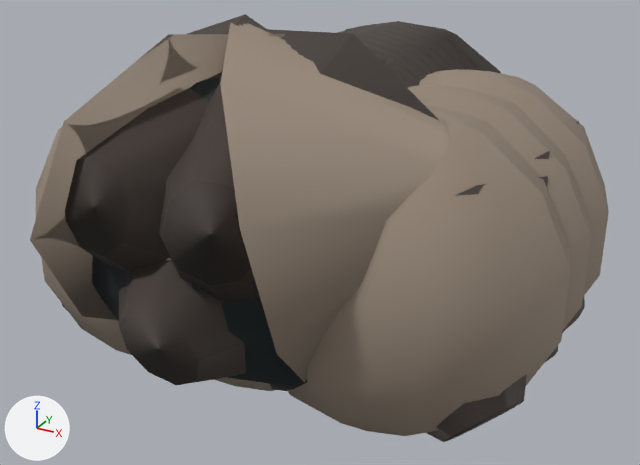
What one commit did to the glTF model public/models/MosquitoStage2.glb.
One viewpoint serves both versions: a camera (50 mm lens) standing at (2.67, -4.85, 2.43) and looking at (0.0, -0.01, 0.01). Lighting does not change. The marker at lower left points along +X, +Y and +Z. The older version comes first. Vertices at exactly the same position are counted once.

Names of what the first picture shows: 'Optimized insect'.
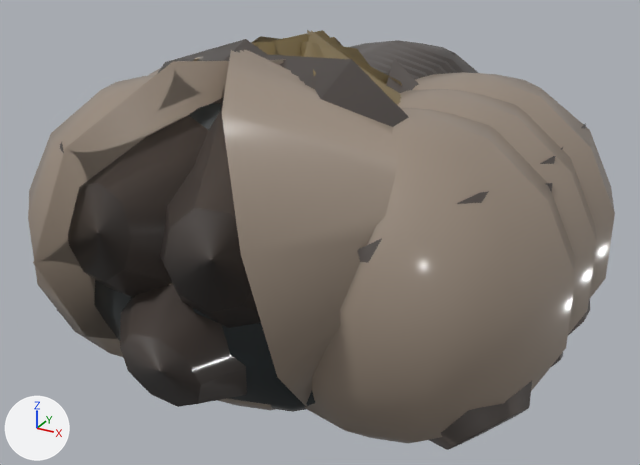
Where the change shows, as pixel boxes [x1, y1, x2, y2] in the pictures (640 x 465 px; the box of a moved part takes in the faces that stretch with it):
'Optimized insect', surface changed, reshaped
    before: [30, 14, 609, 442]
    after: [28, 30, 615, 450]
part 1 of me_complete_articulated_insect_anatomy, moved or reshaped (not visible afterwards)
    before: [384, 64, 412, 88]
part 2 of me_complete_articulated_insect_anatomy, moved or reshaped (not visible afterwards)
    before: [372, 52, 420, 86]
part 3 of me_complete_articulated_insect_anatomy, moved or reshaped (mostly hidden afterwards)
    before: [362, 42, 426, 80]
    after: [371, 66, 386, 73]
part 4 of me_complete_articulated_insect_anatomy, moved or reshaped (mostly hidden afterwards)
    before: [357, 37, 434, 75]
    after: [365, 58, 419, 80]
part 5 of me_complete_articulated_insect_anatomy, moved or reshaped
    before: [355, 33, 444, 72]
    after: [362, 54, 428, 78]
part 6 of me_complete_articulated_insect_anatomy, moved or reshaped
    before: [351, 30, 455, 70]
    after: [360, 50, 438, 76]
part 7 of me_complete_articulated_insect_anatomy, moved or reshaped
    before: [345, 27, 465, 70]
    after: [359, 47, 447, 74]
part 8 of me_complete_articulated_insect_anatomy, moved or reshaped
    before: [337, 24, 475, 70]
    after: [357, 43, 458, 73]
part 9 of me_complete_articulated_insect_anatomy, moved or reshaped
    before: [344, 21, 501, 73]
    after: [350, 40, 478, 73]
part 10 of me_complete_articulated_insect_anatomy, moved or reshaped
    before: [119, 260, 246, 385]
    after: [120, 284, 247, 407]
part 11 of me_complete_articulated_insect_anatomy, moved or reshaped
    before: [65, 14, 267, 273]
    after: [68, 39, 268, 298]
part 12 of me_complete_articulated_insect_anatomy, moved or reshaped
    before: [159, 29, 440, 303]
    after: [160, 55, 409, 328]
part 13 of me_complete_articulated_insect_anatomy, moved or reshaped
    before: [427, 176, 548, 442]
    after: [357, 183, 552, 450]
part 14 of me_complete_articulated_insect_anatomy, moved or reshaped (mostly hidden before)
    before: [385, 55, 395, 65]
    after: [386, 58, 418, 93]
part 15 of me_complete_articulated_insect_anatomy, moved or reshaped
    before: [30, 23, 609, 436]
    after: [28, 30, 615, 444]

Diff of the bpy script that builds the scene:
```diff
--- a/public/models/MosquitoStage2.glb.py
+++ b/public/models/MosquitoStage2.glb.py
@@ mat_mat1 @@
 mat_mat1.roughness = 0.72
+mat_mat1.coat_weight = 0.6
@@ me_complete_articulated_insect_anatomy @@
 # used by ob_optimized_insect; location = (0.0, 0.0, 0.0)
-me_complete_articulated_insect_anatomy.from_pydata(...)  # 2124 vertices, 4012 faces; spans x -1.78..1.78, y -1.87..2.17, z -0.89..1.57
+me_complete_articulated_insect_anatomy.from_pydata(...)  # 2124 vertices, 4012 faces; spans x -1.81..1.81, y -1.87..2.17, z -0.91..1.43
+# me_complete_articulated_insect_anatomy part 1: the loose piece of 74 vertices spanning x -0.98..0.97, y -0.82..1.13, z -0.76..1.24 is moved by (0.0, 0.0, -0.14)
+# me_complete_articulated_insect_anatomy part 2: the loose piece of 74 vertices spanning x -0.97..0.98, y -0.69..1.26, z -0.76..1.24 is moved by (0.0, 0.0, -0.14)
+# me_complete_articulated_insect_anatomy part 3: the loose piece of 74 vertices spanning x -0.97..0.98, y -0.56..1.39, z -0.76..1.24 is moved by (0.0, 0.0, -0.14)
+# me_complete_articulated_insect_anatomy part 4: the loose piece of 74 vertices spanning x -0.97..0.97, y -0.43..1.52, z -0.76..1.24 is moved by (0.0, 0.0, -0.14)
+# me_complete_articulated_insect_anatomy part 5: the loose piece of 74 vertices spanning x -0.98..0.97, y -0.3..1.65, z -0.76..1.24 is moved by (0.0, 0.0, -0.14)
+# me_complete_articulated_insect_anatomy part 6: the loose piece of 74 vertices spanning x -0.97..0.98, y -0.17..1.78, z -0.76..1.24 is moved by (0.0, 0.0, -0.14)
+# me_complete_articulated_insect_anatomy part 7: the loose piece of 74 vertices spanning x -0.97..0.98, y -0.04..1.91, z -0.76..1.24 is moved by (0.0, 0.0, -0.14)
+# me_complete_articulated_insect_anatomy part 8: the loose piece of 74 vertices spanning x -0.97..0.97, y 0.09..2.04, z -0.76..1.24 is moved by (0.0, 0.0, -0.14)
+# me_complete_articulated_insect_anatomy part 9: the loose piece of 74 vertices spanning x -0.98..0.97, y 0.22..2.17, z -0.76..1.24 is moved by (0.0, 0.0, -0.14)
+# me_complete_articulated_insect_anatomy part 10: the loose piece of 18 vertices spanning x -0.94..1.0, y -1.81..-0.54, z -0.7..1.21 is moved by (0.0, 0.0, -0.14)
+# me_complete_articulated_insect_anatomy part 11: the loose piece of 18 vertices spanning x -1.18..0.77, y -1.79..-0.52, z -0.37..1.54 is moved by (0.0, 0.0, -0.14)
+# me_complete_articulated_insect_anatomy part 12: the loose piece of 18 vertices spanning x -0.75..1.18, y -1.79..-0.53, z -0.42..1.49 is moved by (0.0, 0.0, -0.14)
+# me_complete_articulated_insect_anatomy part 13: the loose piece of 18 vertices spanning x 0.1..1.67, y -1.35..0.51, z -0.74..0.86 is moved by (0.04, -0.03, -0.02)
+# me_complete_articulated_insect_anatomy part 14: the loose piece of 18 vertices spanning x -0.17..1.2, y -0.64..1.22, z -0.73..1.2 is moved by (0.04, 0.02, -0.02)
+# me_complete_articulated_insect_anatomy part 15: 1076 of 2124 vertices moved; they spanned x -1.78..1.78, y -1.87..1.48, z -0.89..1.57 and now span x -1.81..1.81, y -1.87..1.5, z -0.91..1.43; mean shift (0.0, 0.0, -0.06); largest move (-0.69, -1.49, -0.08) -> (-0.69, -1.49, -0.23)
+# other edits to the shape of me_complete_articulated_insect_anatomy do not show in these pictures
 me_complete_articulated_insect_anatomy.materials.append(mat_mat0)
```
